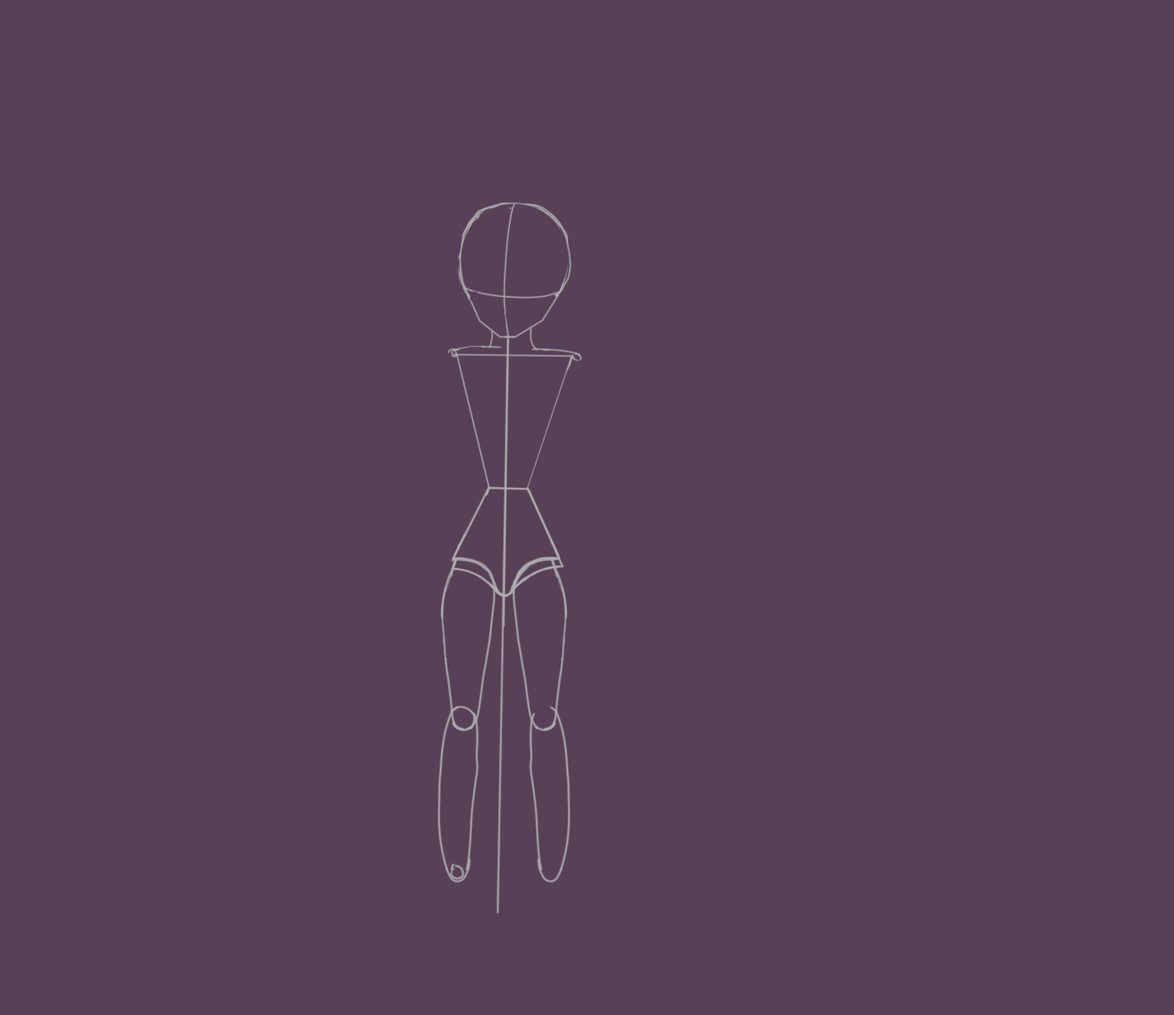
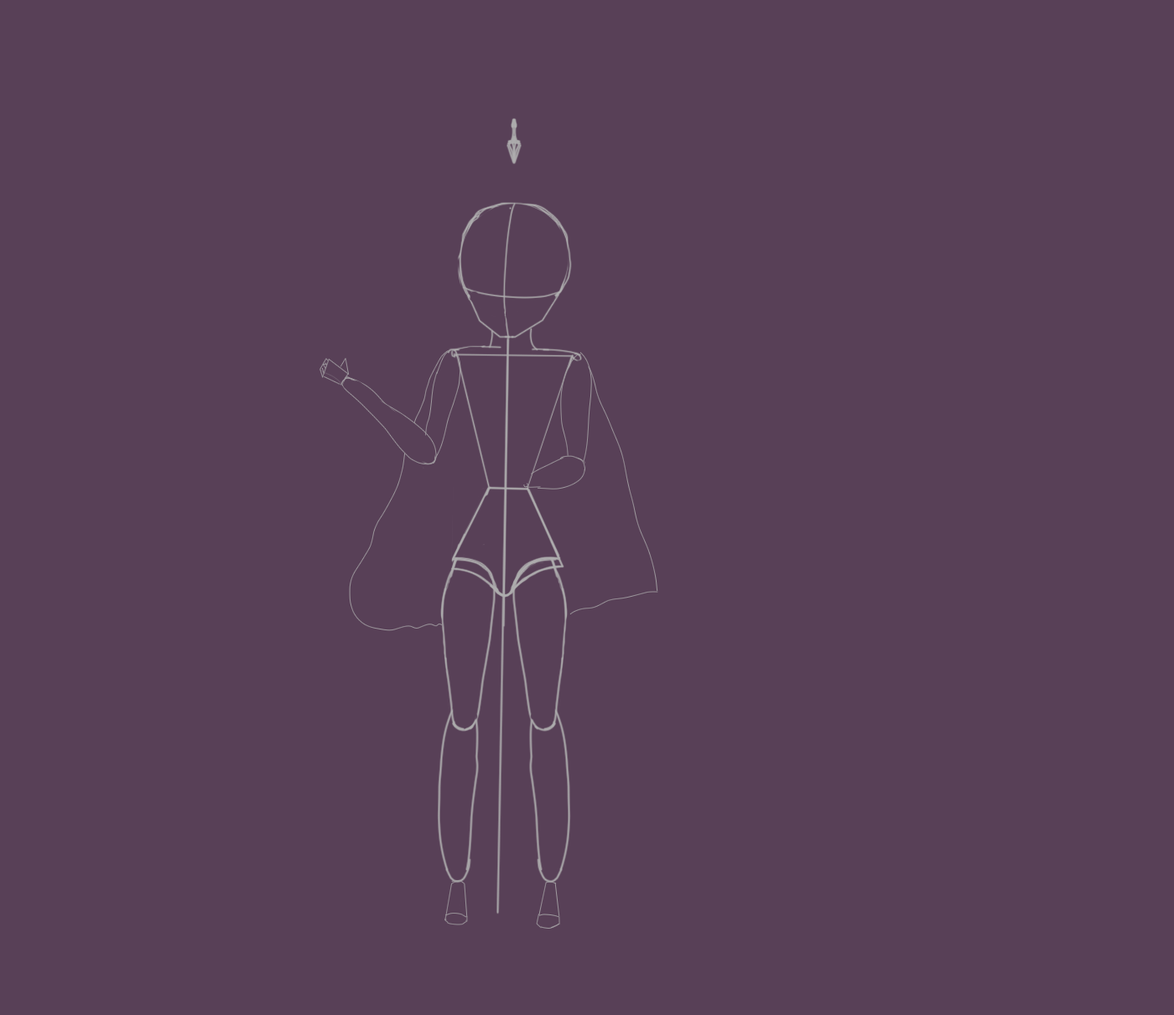
Layer changes from the first (1174, 1015) image to the second:
added layer "Слой 4" above "Слой 3" over [319, 349, 659, 929]
painted on "Слой 3" over [451, 704, 556, 721]
painted on "Слой 1" over [424, 118, 584, 882]
